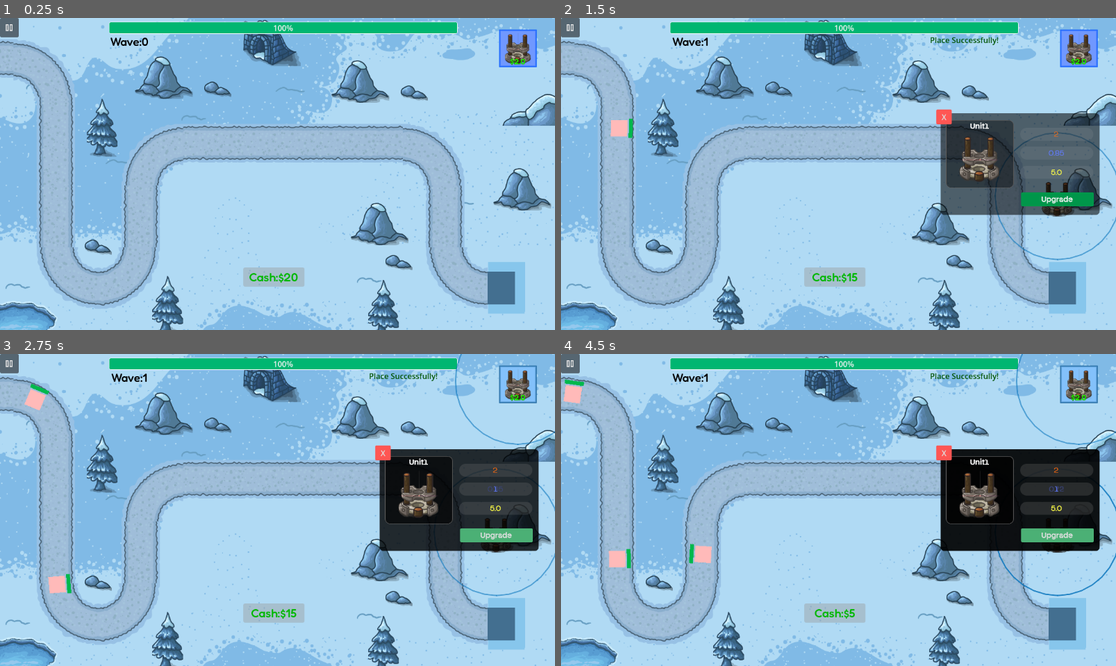
Above: before the commit, frames 1-4 (two rows, left to right).
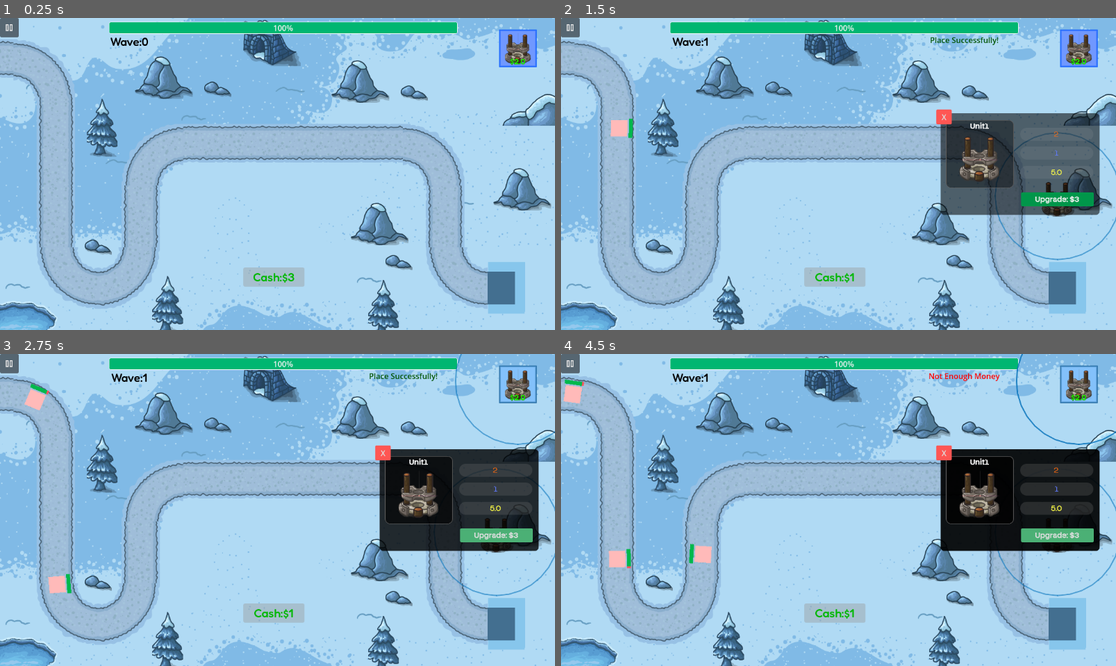
Above: after the commit, the same moments.

Repository: tlai-cmd/project-main
Game: Godot game, scene res://scenes/level.tscn
The game is run twice, just before and just after one commit, with the same random seed, the same clock (stepped at 60 frames per second) and the same inputs.
Inputs (mouse positions are in pixels of both pictures, inside the frame that each line leads up to):
- Up to frame 1 (0.25 s): no input
- Up to frame 2 (1.5 s): click (1077, 49) at 0.5 s; click "Upgrade" (after the commit: "Upgrade: $3") at 1.25 s
- Up to frame 3 (2.75 s): click (516, 385) at 2 s
- Up to frame 4 (4.5 s): click (1054, 534) at 2.75 s, where only the run before the commit has a clickable "Upgrade"; click (1054, 534) at 3.5 s, where only the run after the commit has a clickable "Upgrade: $3"; click (1077, 385) at 4.25 s

The runs differ from the first frame. In frame 1, 0.2% of the frame differs, in the area x 44-54%, y 81-85%; in frame 2, 0.3%; in frame 3, 0.3%; in frame 4, 0.7%, in the area x 3-100%, y 0-85%.

Commit message:
scaled up enemy health (fixed)

Diff:
--- a/project-main/script/boss.gd
+++ b/project-main/script/boss.gd
@@ -1,5 +1,5 @@
 extends CharacterBody2D
-var health: int = 70
+var health: float = 70
 var level: Node2D
 var money_gained: int = 4
 @export var health_ui: ProgressBar
@@ -15,16 +15,12 @@
 
 # Called every frame. 'delta' is the elapsed time since the previous frame.
 func _process(delta: float) -> void:
-	pass
+	health_ui.value = health
 
-func take_damage(damage: int) -> void:
+func take_damage(damage: float) -> void:
 	if health > 0:
 		health -= damage
 		health_ui.value = health
 	else:
 		queue_free()
 		level.money += money_gained
-
-func scale_boss(scale_value: float) -> void:
-	health *= scale_value
-	health_ui.value = health
--- a/project-main/script/boss_follow_path.gd
+++ b/project-main/script/boss_follow_path.gd
@@ -1,5 +1,6 @@
 extends PathFollow2D
 var Speed = 100.0
+@export var boss_character: CharacterBody2D
 
 func _process(delta: float) -> void:
 	set_progress(get_progress() + Speed * delta)
--- a/project-main/script/enemies.gd
+++ b/project-main/script/enemies.gd
@@ -1,5 +1,5 @@
 extends CharacterBody2D
-var health:int = 2
+var health:float = 4
 var level: Node2D
 var unit: CharacterBody2D
 var money_gained: int = 1
@@ -19,17 +19,13 @@
 
 # Called every frame. 'delta' is the elapsed time since the previous frame.
 func _process(delta: float) -> void:
-	pass
+	health_ui.value = health
 
-func take_damage(damage: int) -> void:
+
+func take_damage(damage: float) -> void:
 	if health > 0:
 		health -= damage
 		health_ui.value = health
 	else:
 		queue_free()
 		level.money += money_gained
-
-func scale_enemy(scale_value: float) -> void:
-	health *= scale_value
-	health_ui.value = health
-	print(health)
--- a/project-main/script/level.gd
+++ b/project-main/script/level.gd
@@ -7,7 +7,7 @@
 
 
 var placing = false
-var money:int = 20
+var money:int = 3.0
 var placing_amount:int = 0
 var base_health:int = 4
 var wave: int = 0
--- a/project-main/script/path_spawner.gd
+++ b/project-main/script/path_spawner.gd
@@ -9,8 +9,8 @@
 var init_enemy_value: int = 0
 var boss: CharacterBody2D
 var enemy: CharacterBody2D
-var scale_value: float = 10
-var wave_changer: bool = false
+var scale_value: float = 1.1
+var wave_changed: bool = false
 var body: Node2D
 
 @export var timer: Timer
@@ -35,42 +35,40 @@
 # (1) spawning enemy function:
 func _on_spawner_timeout() -> void:
 	if wave_number % 10 != 0:
-		wave_changer = true
+		wave_changed = true
 		if enemy_quantity < max_enemy_value:
 			var enemy_scene = enemy_value.instantiate()
+			if wave_changed:
+				enemy_scene.enemy.health *= scale_value
 			add_child(enemy_scene)
 			enemy_quantity += 1
-			scale(enemy_scene)
 		else:
+			wave_changed = false
 			new_wave()
 			enemy_quantity = init_enemy_value
 	else:
 		boss_spawned = true
+		wave_changed
 		_boss_spawn()
 
 func _boss_spawn() -> void:
 	if boss_spawned:
 		var boss = boss_scene.instantiate()
+		if wave_changed:
+			boss.boss_character.health *= scale_value
 		add_child(boss)
 		boss_count += max_boss
 		if boss_count <= max_boss:
 			boss_spawned = false
 			boss_count -= max_boss
-			scale(boss)
+			wave_changed = false
 			new_wave()
 #--------------------------------------------------
 
 # (2) proceed a wave after spawning sufficient amount of enemies:
 func new_wave() -> void:
-	wave_changer = true
+	wave_changed = true
 	wave_number += 1
 	await get_tree().create_timer(20.0).timeout
 	max_enemy_value *= enemy_scale
 #------------------------------------------------------
-
-func scale(body: Node2D) -> void:
-	if wave_changer == true:
-		if body.is_in_group("enemy"):
-			body.scale_enemy(scale_value)
-		elif body.is_in_group("boss"):
-			body.scale_boss(scale_value)
--- a/project-main/script/unit.gd
+++ b/project-main/script/unit.gd
@@ -16,7 +16,7 @@
 }
 var upgrade_cost: Array = [3.0, 5.0, 9.0]
 var cost: int = 0
-var damage_scale: int = 1.5
+var damage_scale: float = 1.5
 var cooldown_scale: float = 0.85
 
 @export var bullet_scene: PackedScene
@@ -39,6 +39,9 @@
 
 
 func _process(delta: float) -> void:
+	#upgrade price updated:
+	upgrading_button.text = "Upgrade: " + "$" + str(cost)
+
 	#Levels code:
 	var current_level = stats["level"]
 	# Accessing the array to get the cost of each upgrade
@@ -148,7 +151,7 @@
 
 #upgrading function and changing units' stats based on each levels
 func _upgrade_stats() -> void:
-	stats["damage"] = int(stats["damage"] * damage_scale)
+	stats["damage"] = float(stats["damage"] * damage_scale)
 	stats["cooldown"] = snappedf(stats["cooldown"] * cooldown_scale, 0.01)
 
 
